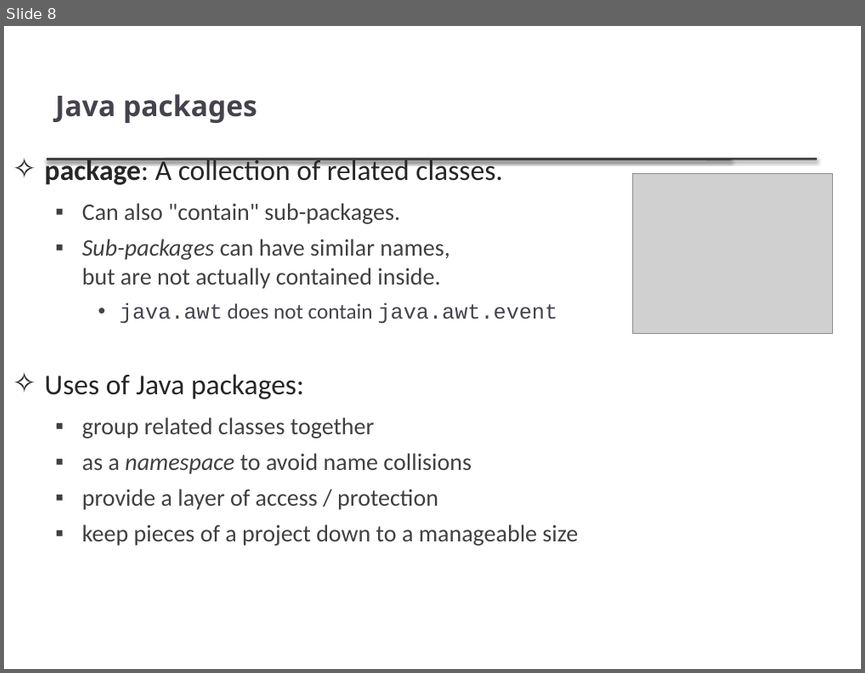
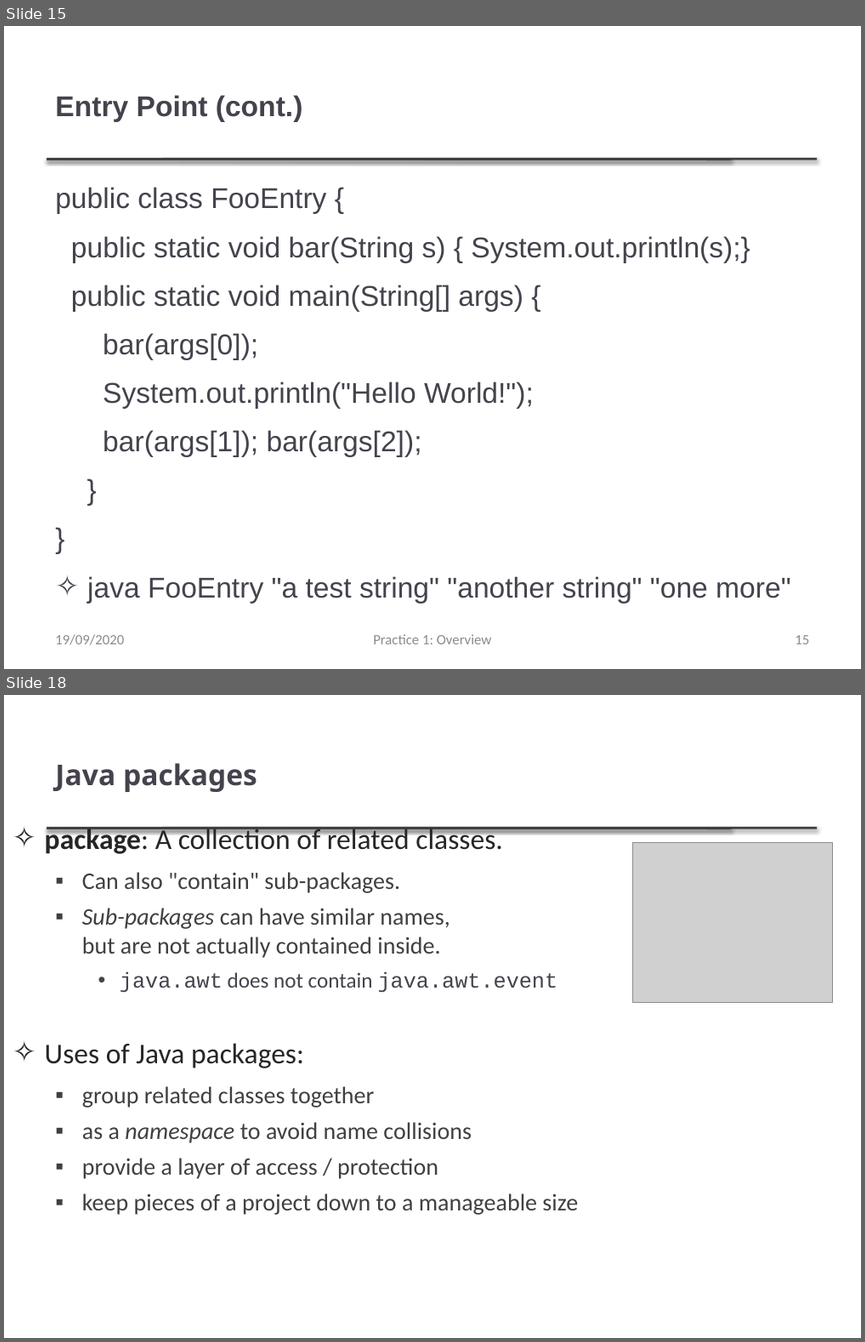
Before and after one commit to thanqminh/thanqminh.github.io, a slide deck: courses/oopjava/lecture1.pptx. Shown one above the other, each under a label of ours: slide 8 before the commit, slides 15 and 18 after it; the slides between them are not shown. The pictures are 865x673 and 865x1342 pixels, drawn with LibreOffice and Linux fonts; fonts in the diff are those of the drawing; grey boxes stand for pictures. Boxes give left, top, right and bottom in pixels: in the first picture for what was removed or moved away, otherwise in the second. Text is boxed around its words. In the diff, an @@ line names an element or a change of style, - is before the commit and + after.

```diff
--- a/courses/oopjava/lecture1.pptx
+++ b/courses/oopjava/lecture1.pptx
@@ slide 15 added at (4,26,861,669), background #FFFFFF; not listed: 2 template elements that a slide beside it also shows @@
@@ title added at (55,95,303,122), 24 pt, text #46424D, bold @@
+Entry Point (cont.)
@@ text added at (55,187,790,603), 24 pt, text #46424D @@
+public class FooEntry {
+public static void bar(String s) { System.out.println(s);}
+public static void main(String[] args) {
+bar(args[0]);
+System.out.println("Hello World!");
+bar(args[1]); bar(args[2]);
+}
+}
+✧ java FooEntry "a test string" "another string" "one more"
@@ text added at (55,634,124,645), 12 pt, text #8C8C8C @@
+19/09/2020
@@ text added at (373,634,492,644), 12 pt, text #8C8C8C @@
+Practice 1: Overview
@@ page number added at (794,635,809,644), 12 pt, text #8C8C8C @@
+15
@@ what was slide 8 is now slide 18 @@
```
Also in this commit, not shown: 6 slides changed, 10 other slides added, 9 slides removed, 20 other files.
